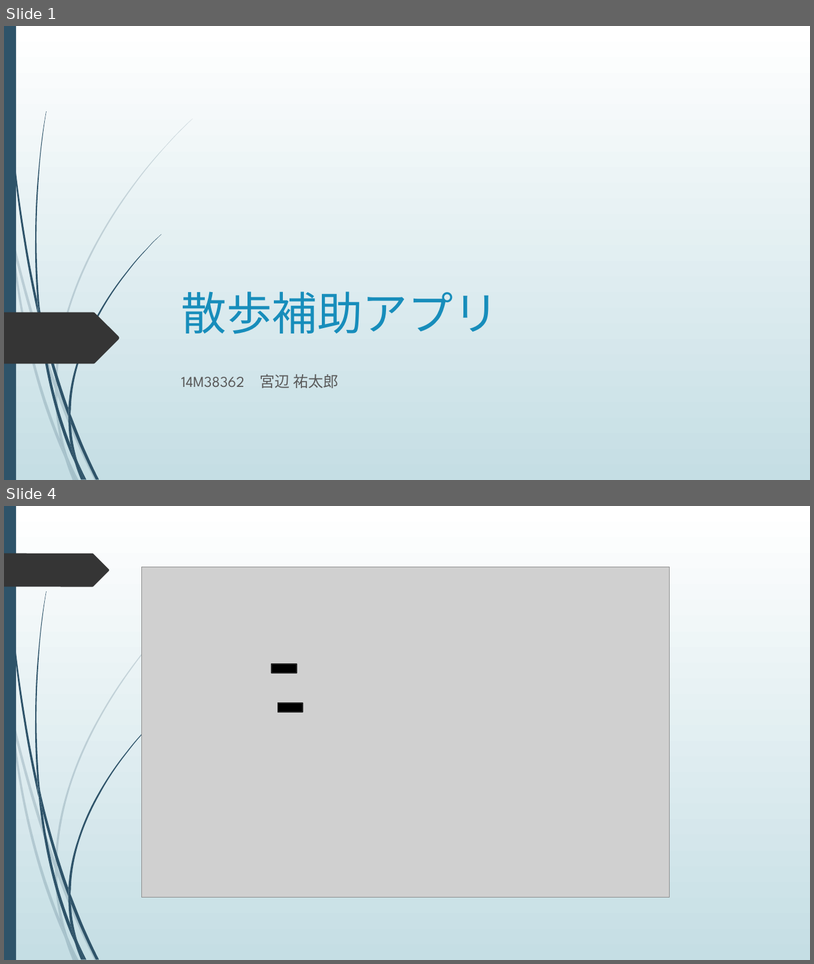
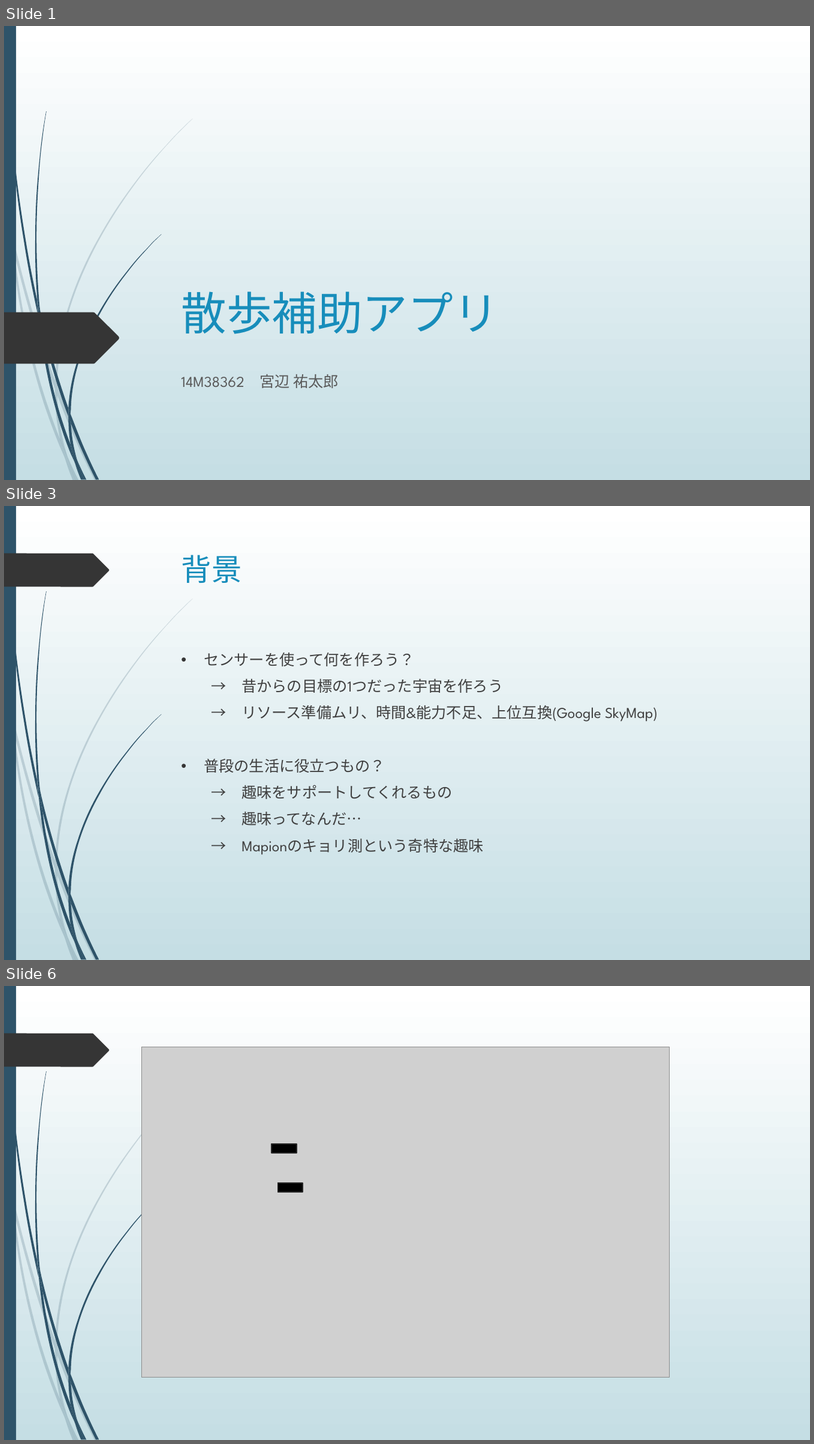
Before and after one commit to yu-chan-m/town, a slide deck: 散歩補助アプリ.pptx. Shown one above the other, each under a label of ours: slides 1 and 4 before the commit, slides 1, 3 and 6 after it; the slides between them are not shown. The pictures are 814x964 and 814x1444 pixels, drawn with LibreOffice and Linux fonts; fonts in the diff are those of the drawing; grey boxes stand for pictures. Boxes give left, top, right and bottom in pixels: in the first picture for what was removed or moved away, otherwise in the second. Text is boxed around its words. In the diff, an @@ line names an element or a change of style, - is before the commit and + after.

```diff
--- a/散歩補助アプリ.pptx
+++ b/散歩補助アプリ.pptx
@@ slide 3 added at [4, 506, 810, 960], background gradient #FFFFFF to #C5DEE5; not listed: 24 template elements that a slide beside it also shows @@
@@ title added at [182, 555, 242, 583], 36 pt, text #178DBB @@
+背景
@@ text added at [204, 652, 658, 855], 18 pt, text #404040 @@
+• センサーを使って何を作ろう？
+  → 昔からの目標の1つだった宇宙を作ろう
+  → リソース準備ムリ、時間&能力不足、上位互換(Google SkyMap)
+• 普段の生活に役立つもの？
+→ 趣味をサポートしてくれるもの
+→ 趣味ってなんだ…
+→ Mapionのキョリ測という奇特な趣味
@@ what was slide 4 is now slide 6 @@
```
Also in this commit, not shown: 2 slides changed, 1 other slide added.
